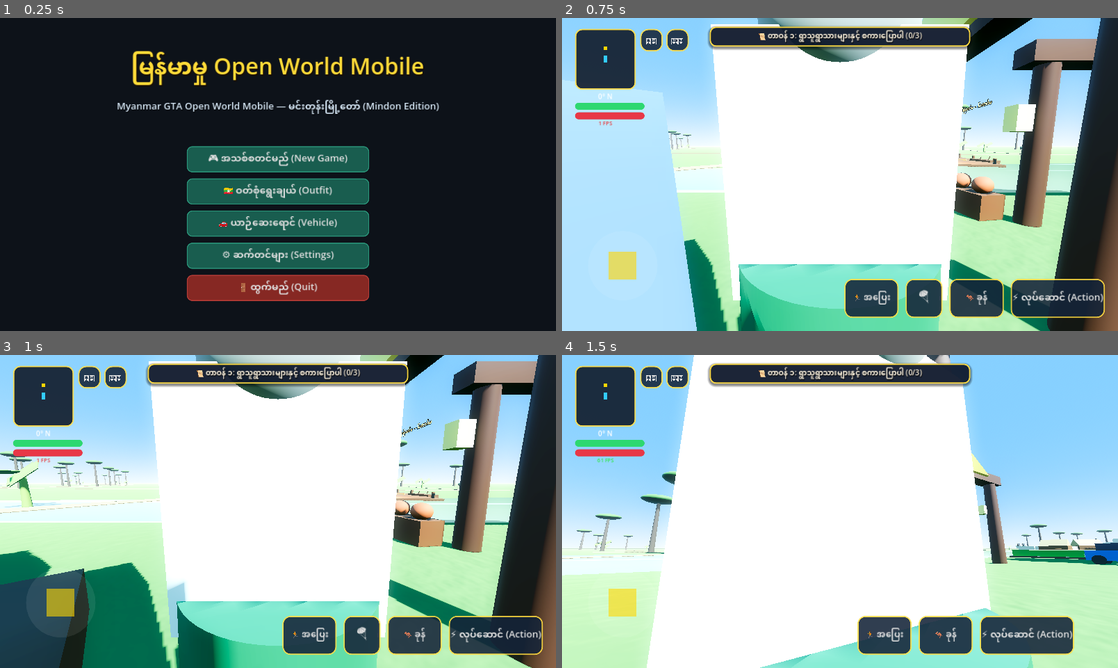
Above: before the commit, frames 1-4 (two rows, left to right).
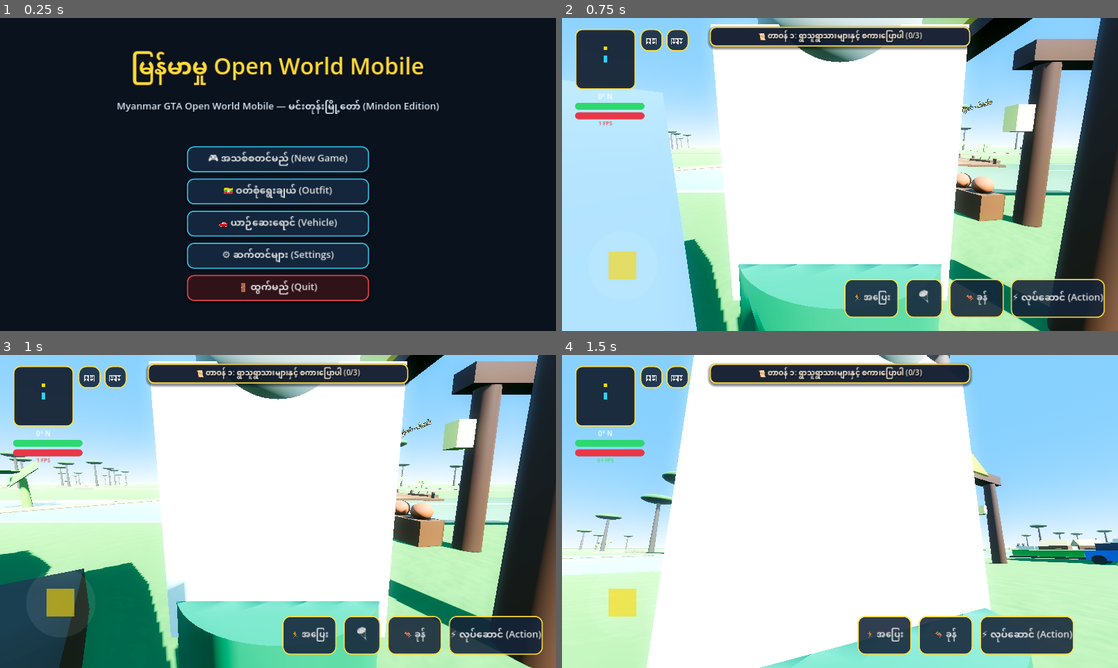
Above: after the commit, the same moments.

Repository: sudohlaingwin/gta-open-world
Game: Godot game, scene res://scenes/main_menu.tscn
The game is run twice, just before and just after one commit, with the same random seed, the same clock (stepped at 60 frames per second) and the same inputs.
Inputs (mouse positions are in pixels of both pictures, inside the frame that each line leads up to):
- Up to frame 1 (0.25 s): no input
- Up to frame 2 (0.75 s): click "🎮 အသစ်စတင်မည် (New Game)" at 0.5 s
- Up to frame 3 (1 s): no input
- Up to frame 4 (1.5 s): drag from (628, 611) to (895, 442) at 1.27 s

The runs differ from the first frame. In frame 1, 13% of the frame differs, in the area x 33-67%, y 40-91%; in frame 2, nothing differs; in frame 3, nothing differs; in frame 4, nothing differs.

Commit message:
Slice 208: Main Menu, Character & Vehicle Customizer Esports Glassmorphism Overhaul

Diff:
--- a/scenes/character_customizer.tscn
+++ b/scenes/character_customizer.tscn
@@ -3,30 +3,49 @@
 [ext_resource type="Script" path="res://scripts/character_customizer.gd" id="1_customizer"]
 
 [sub_resource type="StyleBoxFlat" id="StyleBoxFlat_panel"]
-bg_color = Color(0.08, 0.12, 0.16, 0.95)
+bg_color = Color(0.05, 0.09, 0.16, 0.96)
 border_width_left = 3
 border_width_top = 3
 border_width_right = 3
 border_width_bottom = 3
-border_color = Color(0.85, 0.72, 0.2, 1)
+border_color = Color(1.0, 0.86, 0.25, 0.95)
+corner_radius_top_left = 20
+corner_radius_top_right = 20
+corner_radius_bottom_right = 20
+corner_radius_bottom_left = 20
+shadow_color = Color(0, 0, 0, 0.6)
+shadow_size = 12
+shadow_offset = Vector2(0, 5)
+
+[sub_resource type="StyleBoxFlat" id="StyleBoxFlat_btn"]
+bg_color = Color(0.10, 0.38, 0.30, 0.92)
+border_width_left = 2
+border_width_top = 2
+border_width_right = 2
+border_width_bottom = 2
+border_color = Color(0.25, 0.90, 0.65, 0.85)
 corner_radius_top_left = 12
 corner_radius_top_right = 12
 corner_radius_bottom_right = 12
 corner_radius_bottom_left = 12
-
-[sub_resource type="StyleBoxFlat" id="StyleBoxFlat_btn"]
-bg_color = Color(0.15, 0.45, 0.35, 1)
-corner_radius_top_left = 8
-corner_radius_top_right = 8
-corner_radius_bottom_right = 8
-corner_radius_bottom_left = 8
+shadow_color = Color(0, 0, 0, 0.3)
+shadow_size = 4
+shadow_offset = Vector2(0, 2)
 
 [sub_resource type="StyleBoxFlat" id="StyleBoxFlat_close"]
-bg_color = Color(0.75, 0.2, 0.18, 1)
-corner_radius_top_left = 8
-corner_radius_top_right = 8
-corner_radius_bottom_right = 8
-corner_radius_bottom_left = 8
+bg_color = Color(0.70, 0.16, 0.20, 0.92)
+border_width_left = 2
+border_width_top = 2
+border_width_right = 2
+border_width_bottom = 2
+border_color = Color(1.0, 0.40, 0.45, 0.85)
+corner_radius_top_left = 10
+corner_radius_top_right = 10
+corner_radius_bottom_right = 10
+corner_radius_bottom_left = 10
+shadow_color = Color(0, 0, 0, 0.3)
+shadow_size = 4
+shadow_offset = Vector2(0, 2)
 
 [node name="CharacterCustomizer" type="Control"]
 process_mode = 3
--- a/scenes/main_menu.tscn
+++ b/scenes/main_menu.tscn
@@ -6,43 +6,52 @@
 [ext_resource type="PackedScene" path="res://scenes/vehicle_customizer.tscn" id="4_vehicle_customizer"]
 
 [sub_resource type="StyleBoxFlat" id="StyleBoxFlat_bg"]
-bg_color = Color(0.05, 0.07, 0.10, 1)
+bg_color = Color(0.04, 0.07, 0.12, 1)
 
 [sub_resource type="StyleBoxFlat" id="StyleBoxFlat_btn"]
-bg_color = Color(0.10, 0.38, 0.32, 0.95)
-border_width_left = 2
-border_width_top = 2
-border_width_right = 2
-border_width_bottom = 2
-border_color = Color(0.20, 0.72, 0.58, 0.8)
-corner_radius_top_left = 12
-corner_radius_top_right = 12
-corner_radius_bottom_right = 12
-corner_radius_bottom_left = 12
+bg_color = Color(0.08, 0.16, 0.25, 0.92)
+border_width_left = 3
+border_width_top = 3
+border_width_right = 3
+border_width_bottom = 3
+border_color = Color(0.20, 0.80, 0.95, 0.85)
+corner_radius_top_left = 16
+corner_radius_top_right = 16
+corner_radius_bottom_right = 16
+corner_radius_bottom_left = 16
+shadow_color = Color(0, 0, 0, 0.45)
+shadow_size = 6
+shadow_offset = Vector2(0, 3)
 
 [sub_resource type="StyleBoxFlat" id="StyleBoxFlat_btn_gold"]
-bg_color = Color(0.72, 0.55, 0.12, 0.95)
-border_width_left = 2
-border_width_top = 2
-border_width_right = 2
-border_width_bottom = 2
-border_color = Color(1.0, 0.88, 0.35, 0.9)
-corner_radius_top_left = 12
-corner_radius_top_right = 12
-corner_radius_bottom_right = 12
-corner_radius_bottom_left = 12
+bg_color = Color(0.12, 0.18, 0.28, 0.95)
+border_width_left = 3
+border_width_top = 3
+border_width_right = 3
+border_width_bottom = 3
+border_color = Color(1.0, 0.86, 0.25, 0.95)
+corner_radius_top_left = 16
+corner_radius_top_right = 16
+corner_radius_bottom_right = 16
+corner_radius_bottom_left = 16
+shadow_color = Color(1.0, 0.84, 0.0, 0.25)
+shadow_size = 8
+shadow_offset = Vector2(0, 3)
 
 [sub_resource type="StyleBoxFlat" id="StyleBoxFlat_btn_quit"]
-bg_color = Color(0.55, 0.16, 0.14, 0.95)
-border_width_left = 2
-border_width_top = 2
-border_width_right = 2
-border_width_bottom = 2
-border_color = Color(0.88, 0.28, 0.25, 0.8)
-corner_radius_top_left = 12
-corner_radius_top_right = 12
-corner_radius_bottom_right = 12
-corner_radius_bottom_left = 12
+bg_color = Color(0.20, 0.08, 0.10, 0.92)
+border_width_left = 3
+border_width_top = 3
+border_width_right = 3
+border_width_bottom = 3
+border_color = Color(0.95, 0.28, 0.32, 0.85)
+corner_radius_top_left = 16
+corner_radius_top_right = 16
+corner_radius_bottom_right = 16
+corner_radius_bottom_left = 16
+shadow_color = Color(0, 0, 0, 0.45)
+shadow_size = 6
+shadow_offset = Vector2(0, 3)
 
 [node name="MainMenu" type="Control"]
 layout_mode = 3
--- a/scenes/vehicle_customizer.tscn
+++ b/scenes/vehicle_customizer.tscn
@@ -3,30 +3,46 @@
 [ext_resource type="Script" path="res://scripts/vehicle_customizer.gd" id="1_vehicle_script"]
 
 [sub_resource type="StyleBoxFlat" id="StyleBoxFlat_panel"]
-bg_color = Color(0.08, 0.12, 0.18, 0.95)
+bg_color = Color(0.05, 0.09, 0.16, 0.96)
 border_width_left = 3
 border_width_top = 3
 border_width_right = 3
 border_width_bottom = 3
-border_color = Color(1.0, 0.84, 0.0, 0.8)
-corner_radius_top_left = 16
-corner_radius_top_right = 16
-corner_radius_bottom_right = 16
-corner_radius_bottom_left = 16
+border_color = Color(1.0, 0.86, 0.25, 0.95)
+corner_radius_top_left = 20
+corner_radius_top_right = 20
+corner_radius_bottom_right = 20
+corner_radius_bottom_left = 20
+shadow_color = Color(0, 0, 0, 0.6)
+shadow_size = 12
+shadow_offset = Vector2(0, 5)
 
 [sub_resource type="StyleBoxFlat" id="StyleBoxFlat_tab"]
-bg_color = Color(0.15, 0.25, 0.38, 1)
-corner_radius_top_left = 8
-corner_radius_top_right = 8
-corner_radius_bottom_right = 8
-corner_radius_bottom_left = 8
+bg_color = Color(0.10, 0.18, 0.28, 0.92)
+border_width_left = 2
+border_width_top = 2
+border_width_right = 2
+border_width_bottom = 2
+border_color = Color(0.25, 0.75, 0.95, 0.85)
+corner_radius_top_left = 10
+corner_radius_top_right = 10
+corner_radius_bottom_right = 10
+corner_radius_bottom_left = 10
 
 [sub_resource type="StyleBoxFlat" id="StyleBoxFlat_btn"]
-bg_color = Color(0.12, 0.45, 0.35, 1)
-corner_radius_top_left = 8
-corner_radius_top_right = 8
-corner_radius_bottom_right = 8
-corner_radius_bottom_left = 8
+bg_color = Color(0.10, 0.38, 0.30, 0.92)
+border_width_left = 2
+border_width_top = 2
+border_width_right = 2
+border_width_bottom = 2
+border_color = Color(0.25, 0.90, 0.65, 0.85)
+corner_radius_top_left = 12
+corner_radius_top_right = 12
+corner_radius_bottom_right = 12
+corner_radius_bottom_left = 12
+shadow_color = Color(0, 0, 0, 0.3)
+shadow_size = 4
+shadow_offset = Vector2(0, 2)
 
 [node name="VehicleCustomizer" type="Control"]
 process_mode = 3
Not shown, changed: COLLAB.md
